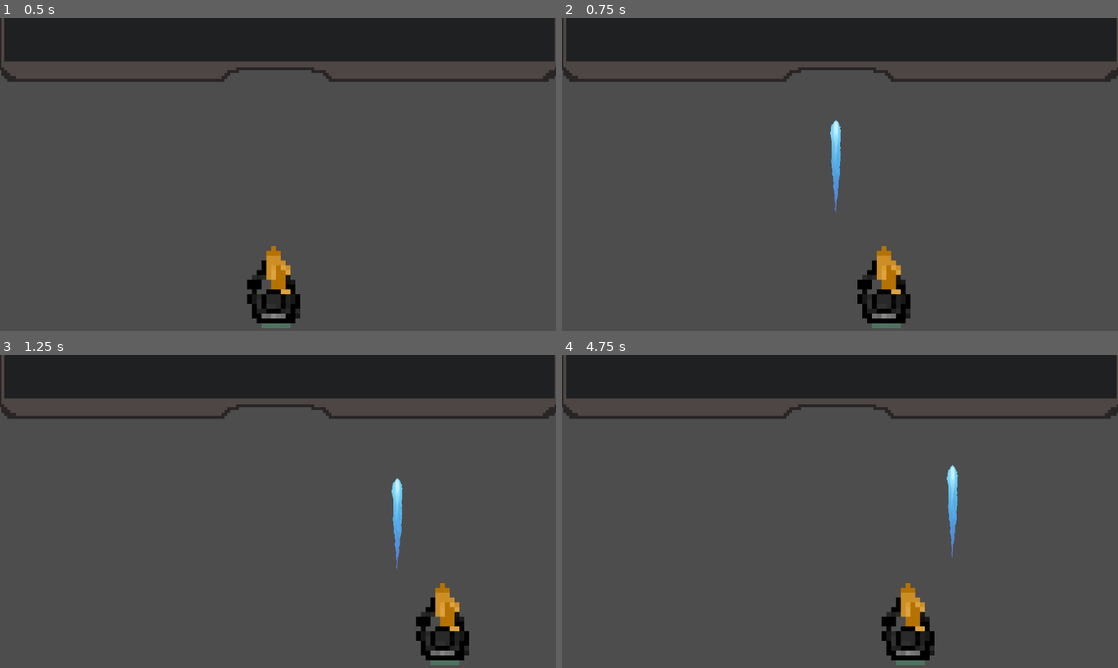
Above: before the commit, frames 1-4 (two rows, left to right).
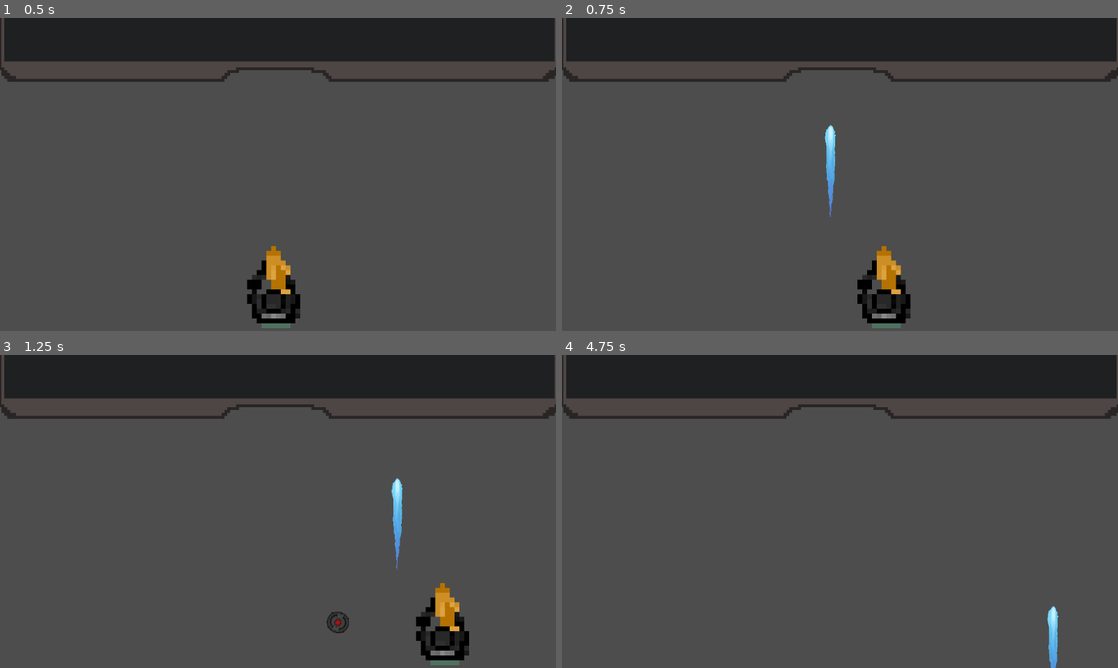
Above: after the commit, the same moments.

Repository: shafayatb/Godot-Basics-Shooter
Game: Godot game, scene res://scenes/levels/level.tscn
Two runs of this game, one before a commit and one after it. Both use one fixed random seed, a clock stepped at 60 frames per second and the inputs below.
Inputs:
- Up to frame 1 (0.5 s): no input
- Up to frame 2 (0.75 s): tap Enter at 0.5 s; hold Right (right) from 0.53 s (still down); hold Space (primary action) from 0.53 s (still down)
- Up to frame 3 (1.25 s): keep holding Right (right); keep holding Space (primary action); tap Ctrl (secondary action) at 0.8 s
- Up to frame 4 (4.75 s): release Right (right) at 1.28 s; release Space (primary action) at 1.28 s; hold S (down) 1.28-2.03 s; tap Ctrl (secondary action) at 1.35, 2.3, 2.85, 3.8, 4.35 s; tap Space (primary action) at 1.55, 3.05, 3.5, 4.55 s; hold Right (right) 2.03-2.78 s; hold Space (primary action) 2.03-2.78 s; hold W (up) 2.78-3.53 s; hold Space (primary action) 3.53-4.28 s; hold A (left) from 3.53 s (still down)

Frame 1 is identical in both runs. In frame 2, 0.5% of the frame differs, in the area x 47-51%, y 32-64%; in frame 3, 0.1%; in frame 4, 2.3%, in the area x 57-90%, y 35-100%.

Commit message:
grenade added

Diff:
--- a/scenes/levels/level.gd
+++ b/scenes/levels/level.gd
@@ -1,18 +1,20 @@
 extends Node2D
 
 var laser_scene: PackedScene = preload("res://scenes/projectiles/laser.tscn")
+var grenade_scene: PackedScene = preload("res://scenes/projectiles/grenade.tscn")
 
 func _on_gate_player_entered_gate(body):
 	print("Player has entered gate")
 	print(body)
 
 
-func _on_player_granede():
-	print("grenade emitted")
+func _on_player_granede(pos):
+	var grenade = grenade_scene.instantiate()
+	grenade.position = pos
+	$Projectiles.add_child(grenade)
 
 
 func _on_player_laser(pos):
-	print("laser emitted")
 	var laser = laser_scene.instantiate()
 	laser.position = pos
 	$Projectiles.add_child(laser)
--- a/scenes/player/player.gd
+++ b/scenes/player/player.gd
@@ -5,7 +5,7 @@
 var can_grenade: bool = true
 
 signal laser(position)
-signal granede
+signal granede(position)
 
 func _process(_delta):
 	#input
@@ -15,18 +15,16 @@
 	#laser
 	if Input.is_action_pressed("primary action") and can_laser:
 		print_rich("Lasr shot")
-		var laser_markers = $LaserStartPositions.get_children()
-		var selected_laser = laser_markers[randi() % laser_markers.size()]
 		can_laser = false
 		$LaserTimer.start(0.5)
-		laser.emit(selected_laser.global_position)
+		laser.emit(get_marker_position())
 
 
 	if Input.is_action_pressed("secondary action") and can_grenade:
 		print_rich("grande thrown")
 		can_grenade= false
-		granede.emit()
 		$GrenadeTimer.start(2.0)
+		granede.emit(get_marker_position())
 
 	move_and_slide()
 
@@ -37,3 +35,8 @@
 
 func _on_grenade_timer_timeout():
 	can_grenade = true
+
+func get_marker_position() -> Vector2:
+	var laser_markers = $LaserStartPositions.get_children()
+	var selected_laser = laser_markers[randi() % laser_markers.size()]
+	return selected_laser.global_position
--- /dev/null
+++ b/scenes/projectiles/grenade.tscn
@@ -0,0 +1,15 @@
+[gd_scene load_steps=3 format=3 uid="uid://joxusso6xmdf"]
+
+[ext_resource type="Texture2D" uid="uid://drk18a3rhk7gw" path="res://graphics/projectiles/grenade.png" id="1_u0ef3"]
+
+[sub_resource type="CircleShape2D" id="CircleShape2D_5kyui"]
+radius = 22.0227
+
+[node name="Grenade" type="RigidBody2D"]
+
+[node name="GranadeImage" type="Sprite2D" parent="."]
+scale = Vector2(0.4, 0.4)
+texture = ExtResource("1_u0ef3")
+
+[node name="CollisionShape2D" type="CollisionShape2D" parent="."]
+shape = SubResource("CircleShape2D_5kyui")
Binary file added: graphics/projectiles/grenade.png
Not shown, added: graphics/projectiles/grenade.png.import
